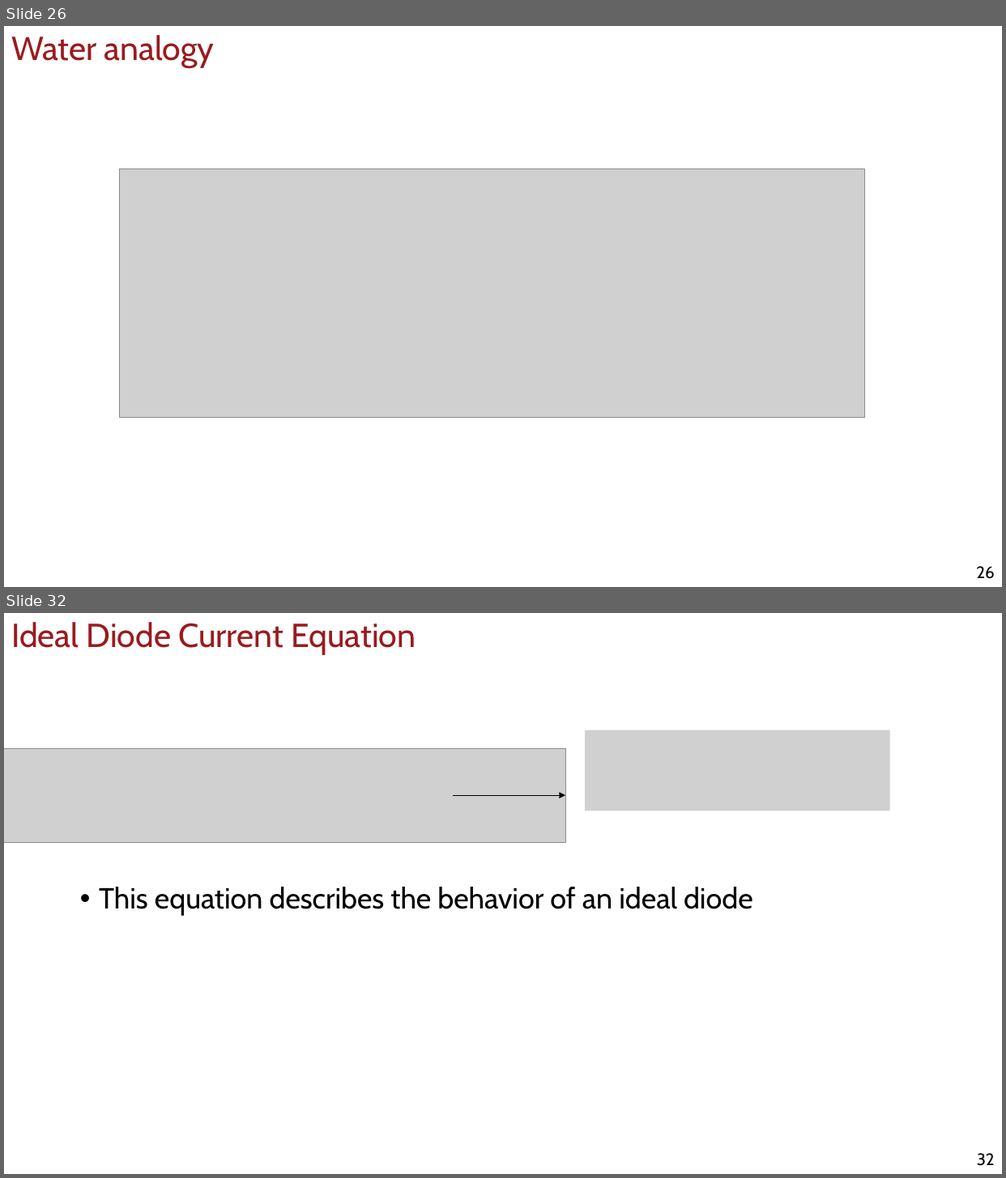
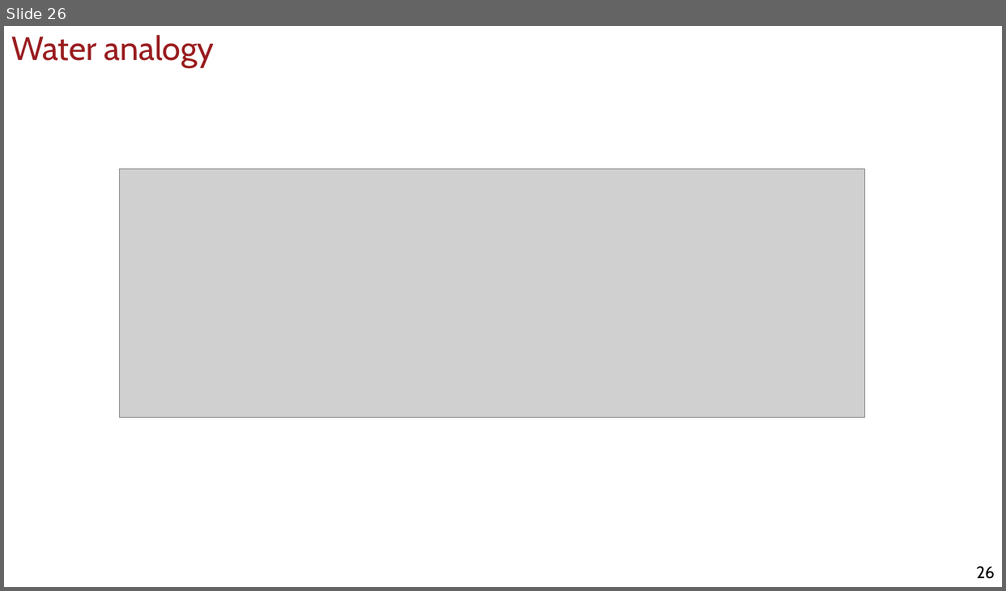
Before and after one commit to uscee105/ee105, a slide deck: assets/module-2-device/mod-2-lecture-9-devices-1.pptx. Shown one above the other, each under a label of ours: slides 26 and 32 before the commit, slide 26 after it; the slides between them are not shown. The pictures are 1006x1178 and 1006x591 pixels, drawn with LibreOffice and Linux fonts; fonts in the diff are those of the drawing; grey boxes stand for pictures; background and template pictures are left out. Boxes give left, top, right and bottom in pixels: in the first picture for what was removed or moved away, otherwise in the second. Text is boxed around its words. In the diff, an @@ line names an element or a change of style, - is before the commit and + after.

```diff
--- a/assets/module-2-device/mod-2-lecture-9-devices-1.pptx
+++ b/assets/module-2-device/mod-2-lecture-9-devices-1.pptx
@@ slide 32 removed at bbox=[4, 613, 1002, 1174], background #FFFFFF @@
@@ title removed at bbox=[11, 622, 415, 655] @@
-Ideal Diode Current Equation
@@ picture removed at bbox=[585, 730, 890, 811] @@
@@ picture removed at bbox=[4, 748, 565, 842] @@
@@ arrow removed from (454, 796) to (565, 796) @@
@@ text removed at bbox=[99, 887, 753, 916] @@
-• This equation describes the behavior of an ideal diode
@@ page number removed at bbox=[977, 1153, 995, 1166] @@
-32
```
Also in this commit, not shown: 5 slides changed, 5 other slides removed, 10 other files.
